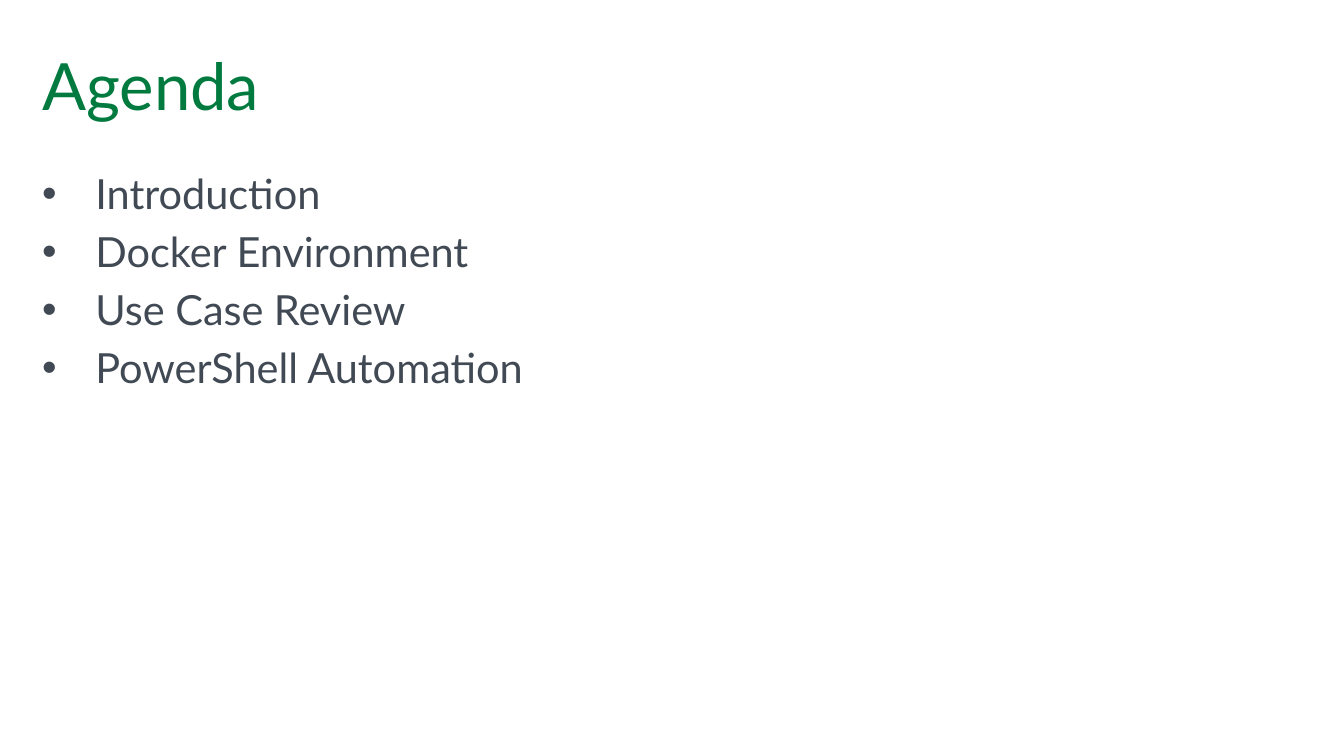
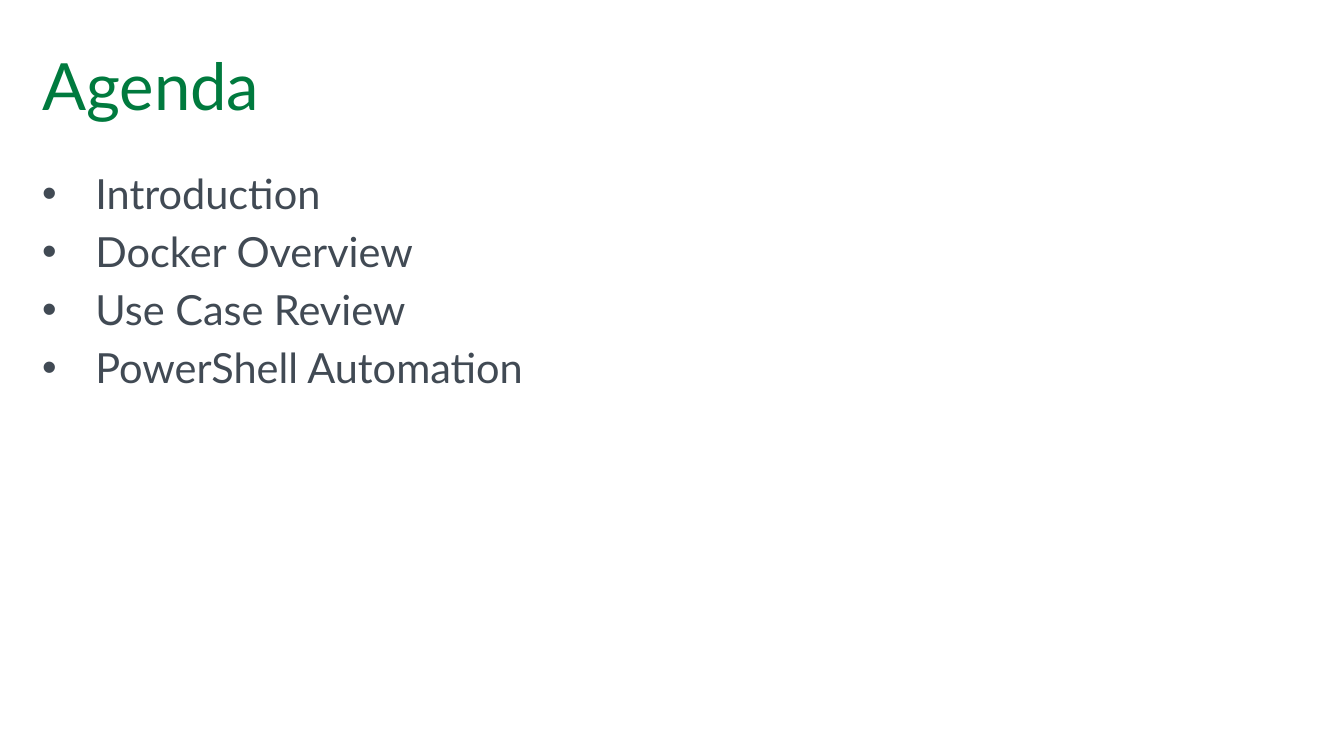
Before and after one commit to SQLPioneer/Presentations, a slide deck: slide 3 of Automation/EnvironmentAutomation.pptx. Drawn at 1344x756 pixels with LibreOffice and Linux fonts; fonts in the diff are those of the drawing; background and template pictures are left out. Boxes give left, top, right and bottom in pixels: in the first picture for what was removed or moved away, otherwise in the second. Text is boxed around its words. In the diff, an @@ line names an element or a change of style, - is before the commit and + after.

```diff
--- a/Automation/EnvironmentAutomation.pptx
+++ b/Automation/EnvironmentAutomation.pptx
@@ text at <box>95,236,413,268</box>: text changed @@
-• Docker Environment
+• Docker Overview
```
Also in this commit, not shown: 4 other slides changed, 5 other files.
